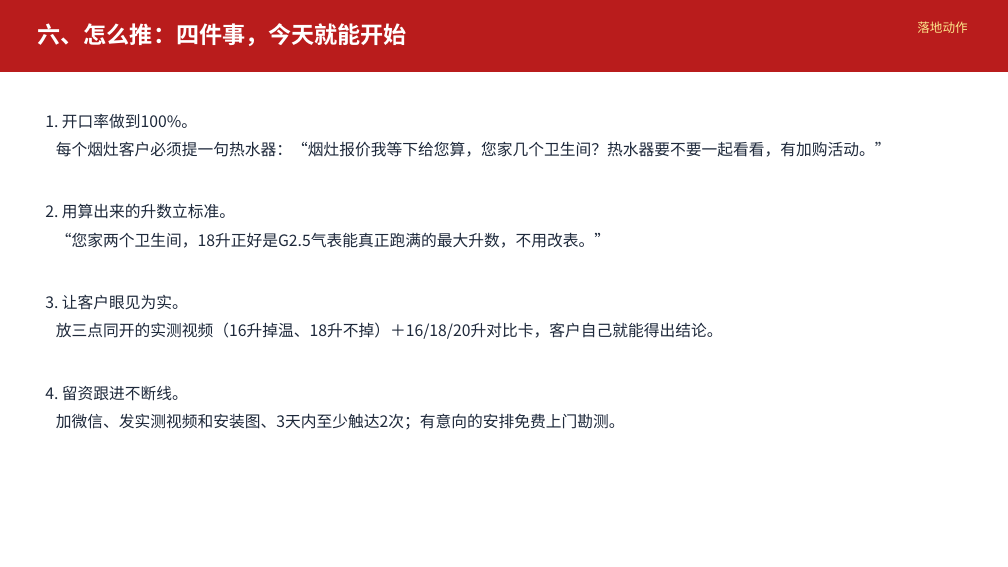
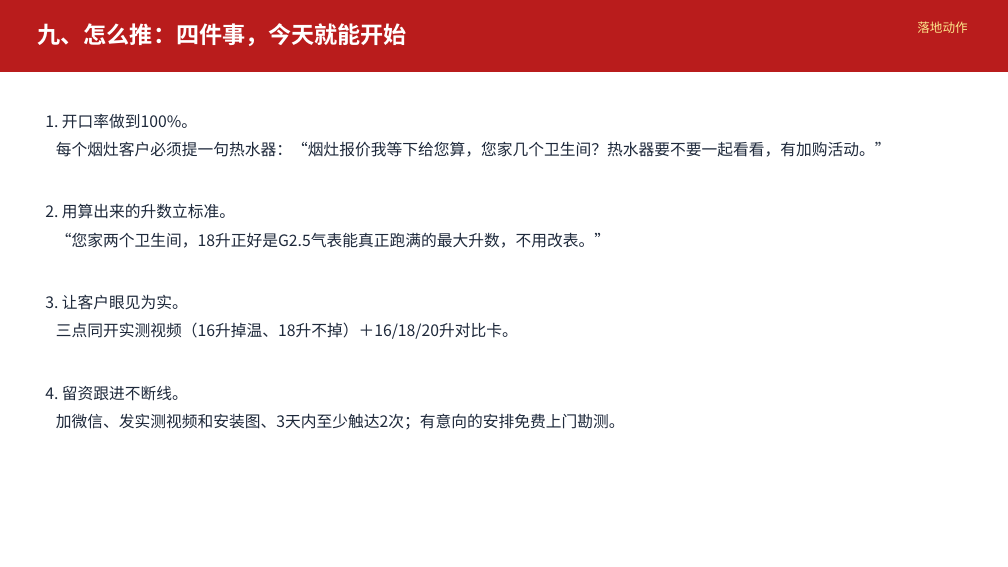
Before and after one commit to Wengweijian/BB-jiaofuzhongxin, a slide deck: slide 15 of 经销商培训_分享会完整版.pptx (slide 12 before the commit). Drawn at 1008x567 pixels with LibreOffice and Linux fonts; fonts in the diff are those of the drawing; background and template pictures are left out. Boxes give left, top, right and bottom in pixels: in the first picture for what was removed or moved away, otherwise in the second. Text is boxed around its words. In the diff, an @@ line names an element or a change of style, - is before the commit and + after.

```diff
--- a/经销商培训_分享会完整版.pptx
+++ b/经销商培训_分享会完整版.pptx
@@ text at (38, 23, 407, 46): text changed @@
-六、怎么推：四件事，今天就能开始
+九、怎么推：四件事，今天就能开始
@@ text at (56, 322, 518, 339): text changed @@
-放三点同开的实测视频（16升掉温、18升不掉）＋16/18/20升对比卡，客户自己就能得出结论。
+三点同开实测视频（16升掉温、18升不掉）＋16/18/20升对比卡。
```
Also in this commit, not shown: 12 other slides changed, 3 slides added.
